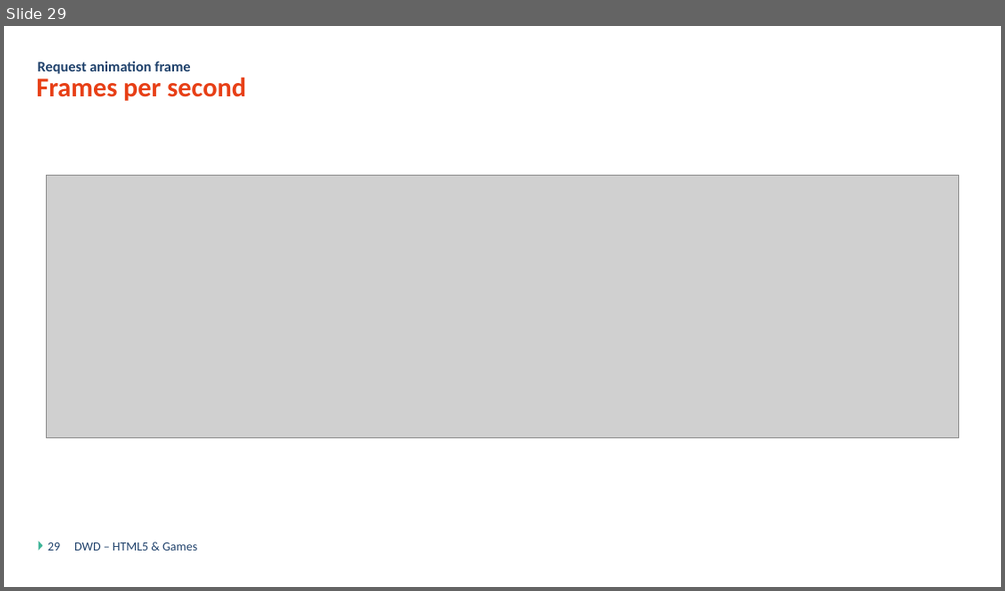
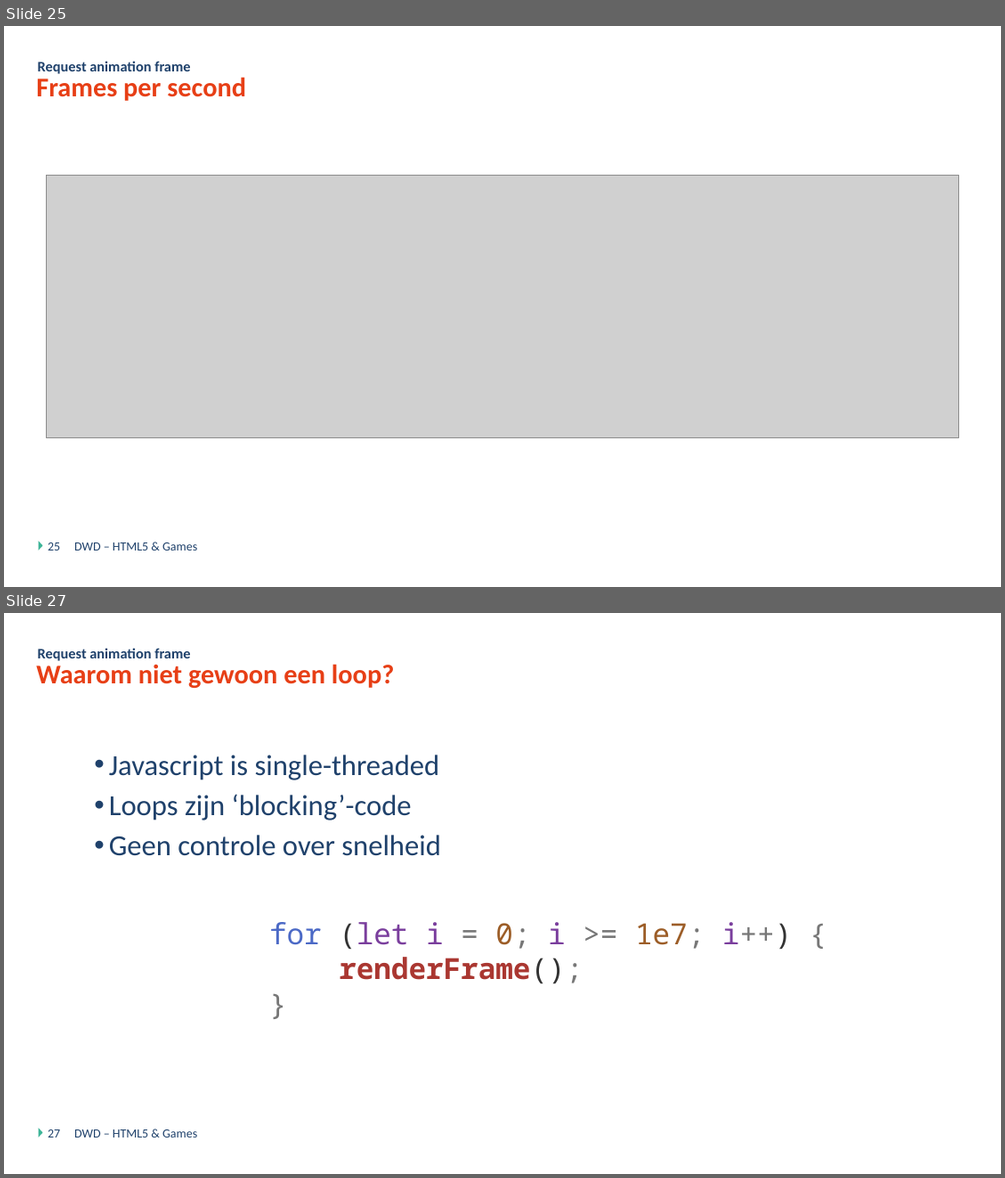
Before and after one commit to DmitriyVdE/Odisee_Bru_Dyn_Web_Dev_Opdracht, a slide deck: DWD - Javascript Games - Theorie.pptx. Shown one above the other, each under a label of ours: slide 29 before the commit, slides 25 and 27 after it; the slides between them are not shown. The pictures are 1005x591 and 1005x1178 pixels, drawn with LibreOffice and Linux fonts; fonts in the diff are those of the drawing; grey boxes stand for pictures; background and template pictures are left out. Boxes give left, top, right and bottom in pixels: in the first picture for what was removed or moved away, otherwise in the second. Text is boxed around its words. In the diff, an @@ line names an element or a change of style, - is before the commit and + after.

```diff
--- a/DWD - Javascript Games - Theorie.pptx
+++ b/DWD - Javascript Games - Theorie.pptx
@@ slide 27 added at <box>4,613,1001,1174</box>, background #FFFFFF; not listed: 1 template element that a slide beside it also shows @@
@@ title added at <box>36,664,394,688</box>, 26 pt, text #E73F16, bold @@
+Waarom niet gewoon een loop?
@@ text added at <box>38,648,190,661</box>, 14 pt, text #1F416B, bold @@
+Request animation frame
@@ text added at <box>109,755,441,856</box>, 28 pt, text #1F416B @@
+  • Javascript is single-threaded
+  • Loops zijn ‘blocking’-code
+  • Geen controle over snelheid
@@ text added at <box>269,922,792,983</box>, 28 pt, text #AA3731 @@
+for (let i = 0; i >= 1e7; i++) {
+renderFrame();
+}
@@ page number added at <box>48,1129,60,1137</box>, 12 pt, text #1F416B @@
+27
@@ text added at <box>74,1129,197,1137</box>, 12 pt, text #1F416B @@
+DWD – HTML5 & Games
@@ what was slide 29 is now slide 25 @@
@@ page number at <box>48,542,60,550</box>: text changed @@
-29
+25
```
Also in this commit, not shown: 5 slides changed, 17 other files.
